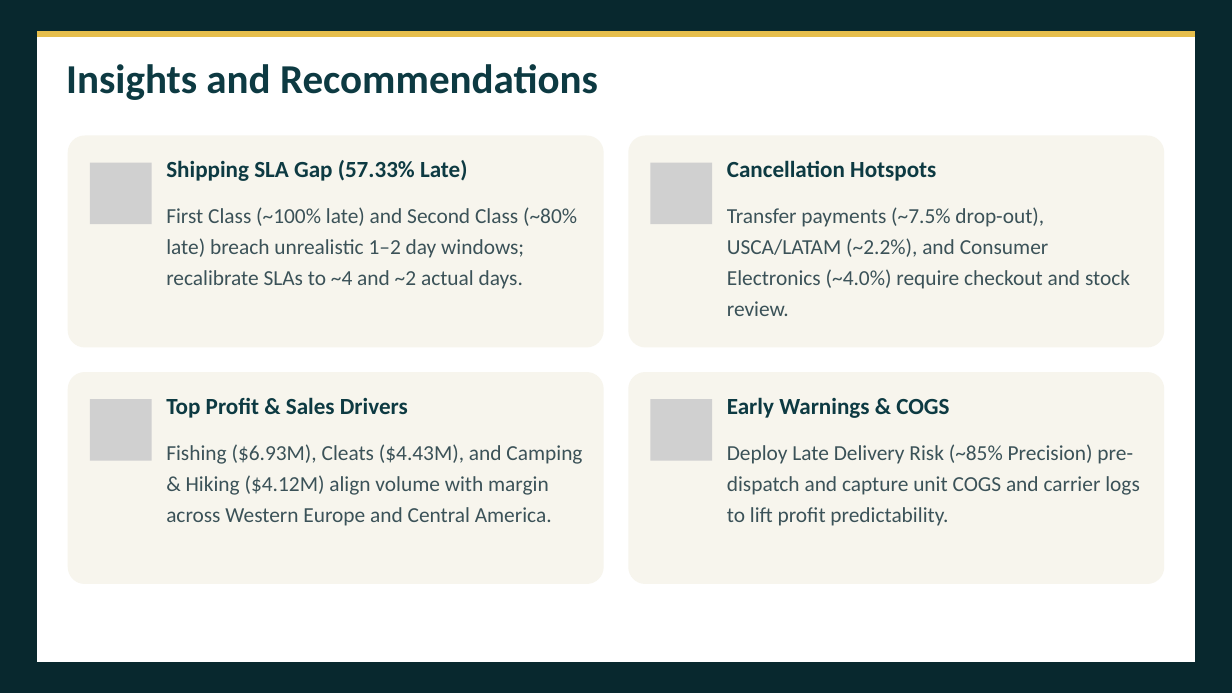
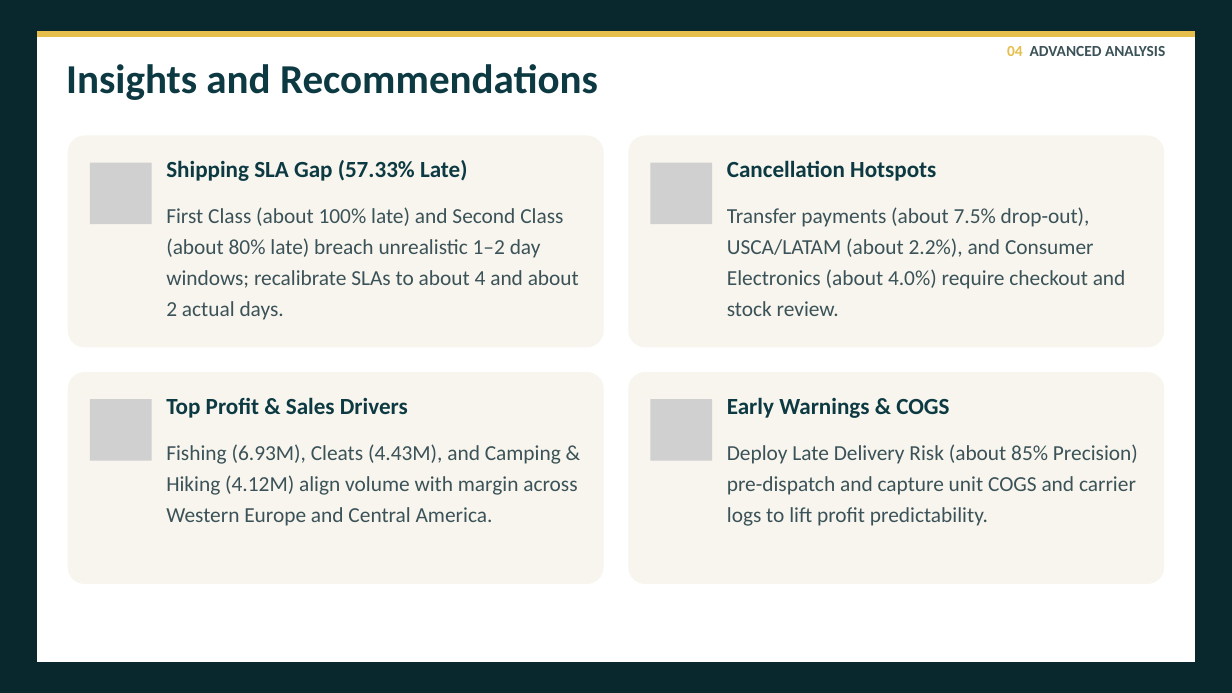
Before and after one commit to Team5-Depi/Supply-Chain-Dataset-Analysis-Final_Project, a slide deck: slide 43 of Presentation/Supply_Chain_Dataset_Analysis_Presentation.pptx (slide 13 before the commit). Drawn at 1232x693 pixels with LibreOffice and Linux fonts; fonts in the diff are those of the drawing; grey boxes stand for pictures. Boxes give left, top, right and bottom in pixels: in the first picture for what was removed or moved away, otherwise in the second. Text is boxed around its words. In the diff, an @@ line names an element or a change of style, - is before the commit and + after.

```diff
--- a/Presentation/Supply_Chain_Dataset_Analysis_Presentation.pptx
+++ b/Presentation/Supply_Chain_Dataset_Analysis_Presentation.pptx
@@ text added at <box>1007,46,1165,56</box>, 18 pt, text #3B5258, bold @@
+04 ADVANCED ANALYSIS
@@ text at <box>166,207,579,320</box>: text changed @@
-First Class (~100% late) and Second Class (~80% late) breach unrealistic 1–2 day windows; recalibrate SLAs to ~4 and ~2 actual days.
+First Class (about 100% late) and Second Class (about 80% late) breach unrealistic 1–2 day windows; recalibrate SLAs to about 4 and about 2 actual days.
@@ text at <box>727,207,1126,316</box>: text changed @@
-Transfer payments (~7.5% drop-out), USCA/LATAM (~2.2%), and Consumer Electronics (~4.0%) require checkout and stock review.
+Transfer payments (about 7.5% drop-out), USCA/LATAM (about 2.2%), and Consumer Electronics (about 4.0%) require checkout and stock review.
@@ text at <box>166,444,577,526</box>: text changed @@
-Fishing ($6.93M), Cleats ($4.43M), and Camping & Hiking ($4.12M) align volume with margin across Western Europe and Central America.
+Fishing (6.93M), Cleats (4.43M), and Camping & Hiking (4.12M) align volume with margin across Western Europe and Central America.
@@ text at <box>727,444,1138,526</box>: text changed @@
-Deploy Late Delivery Risk (~85% Precision) pre-dispatch and capture unit COGS and carrier logs to lift profit predictability.
+Deploy Late Delivery Risk (about 85% Precision) pre-dispatch and capture unit COGS and carrier logs to lift profit predictability.
```
Also in this commit, not shown: 10 other slides changed, 46 slides added, 4 slides removed, 2 other files.
